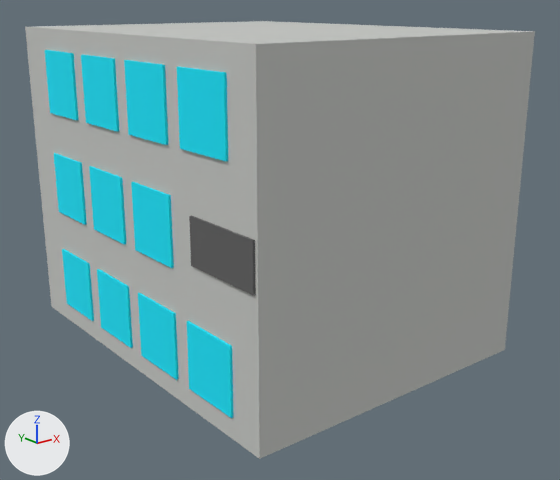
What one commit did to the OBJ model RunawayCar/MODELS/Building2.obj.
Rendered twice from a camera (50 mm lens) standing at (-12.1, -15.8, 7.1) and looking at (6.2, 7.1, -2.0). The axes (+X, +Y, +Z) are drawn at lower left. The lights are the same throughout. Where no turn or scale is listed for an object, it has been applied to the vertices.

Names of what the first picture shows: 'Building2'.
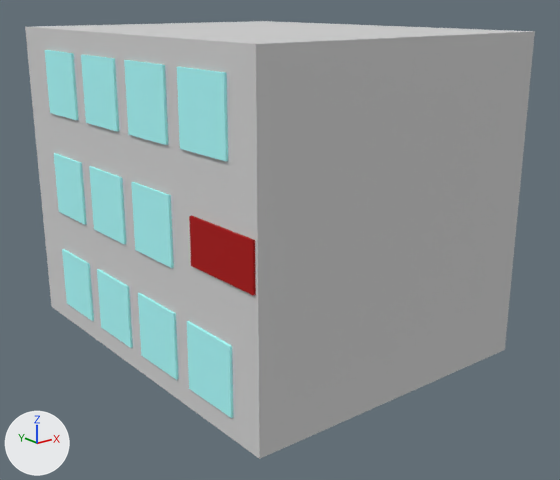
The newer file is also turned or shifted as a whole; pictures and numbers use the older file's frame.

What differs and where, as boxes [x1, y1, x2, y2] in the pictures (560 x 480 px):
part 1 of me_building2, recoloured: [25, 21, 535, 459] in both
part 2 of me_building2, recoloured: [45, 50, 233, 418] in both
part 3 of me_building2, recoloured (grey to red): [189, 216, 256, 295] in both

The change, as a diff of the scene's bpy script:
```diff
--- a/RunawayCar/MODELS/Building2.obj.py
+++ b/RunawayCar/MODELS/Building2.obj.py
@@ mat_window @@
+mat_window = principled_material('Window')
+mat_window.base_color = (0.42, 1.0, 1.0)  # cyan #adffff
+mat_window.roughness = 1.0
@@ mat_wall @@
+mat_wall = principled_material('Wall')
+mat_wall.base_color = (0.639, 0.639, 0.639)  # light grey #d1d1d1
+mat_wall.roughness = 1.0
@@ mat_door @@
+mat_door = principled_material('Door')
+mat_door.base_color = (0.42, 0.0, 0.0)  # red #ad0000
+mat_door.roughness = 1.0
@@ me_building2 @@
 me_building2.from_pydata(...)  # 242 vertices, 432 faces; spans x -0.1..12.1, y 0.3..15.7, z -6.0..6.0
 # used by ob_building2; location = (0.0, 0.0, 0.0)
+# me_building2 part 1: all 288 faces that had it switch from mat_material4 (light grey #c7c8c5) to mat_wall (light grey #d1d1d1)
+# me_building2 part 2: all 132 faces that had it switch from mat_material3 (cyan #00e9ff) to mat_window (cyan #adffff)
+# me_building2 part 3: all 12 faces that had it switch from mat_material_3 (dark grey #626262) to mat_door (red #ad0000)
```
